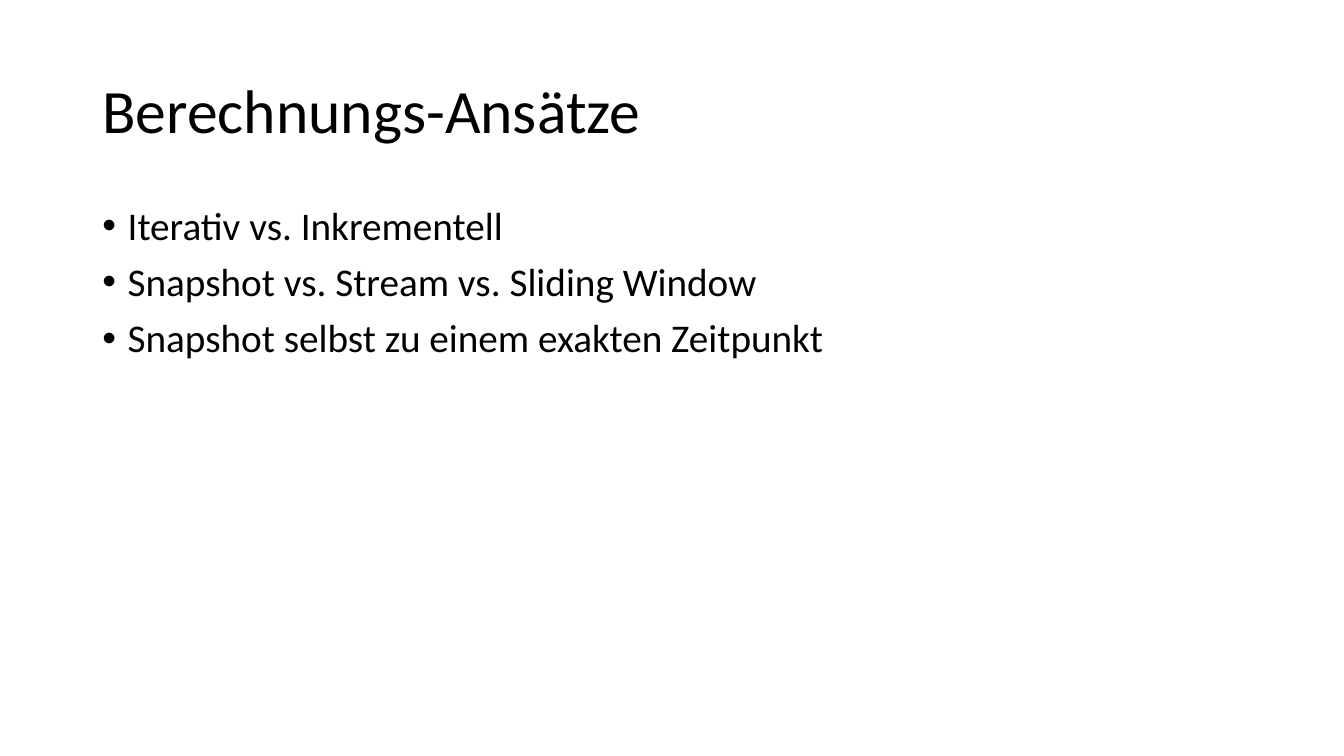
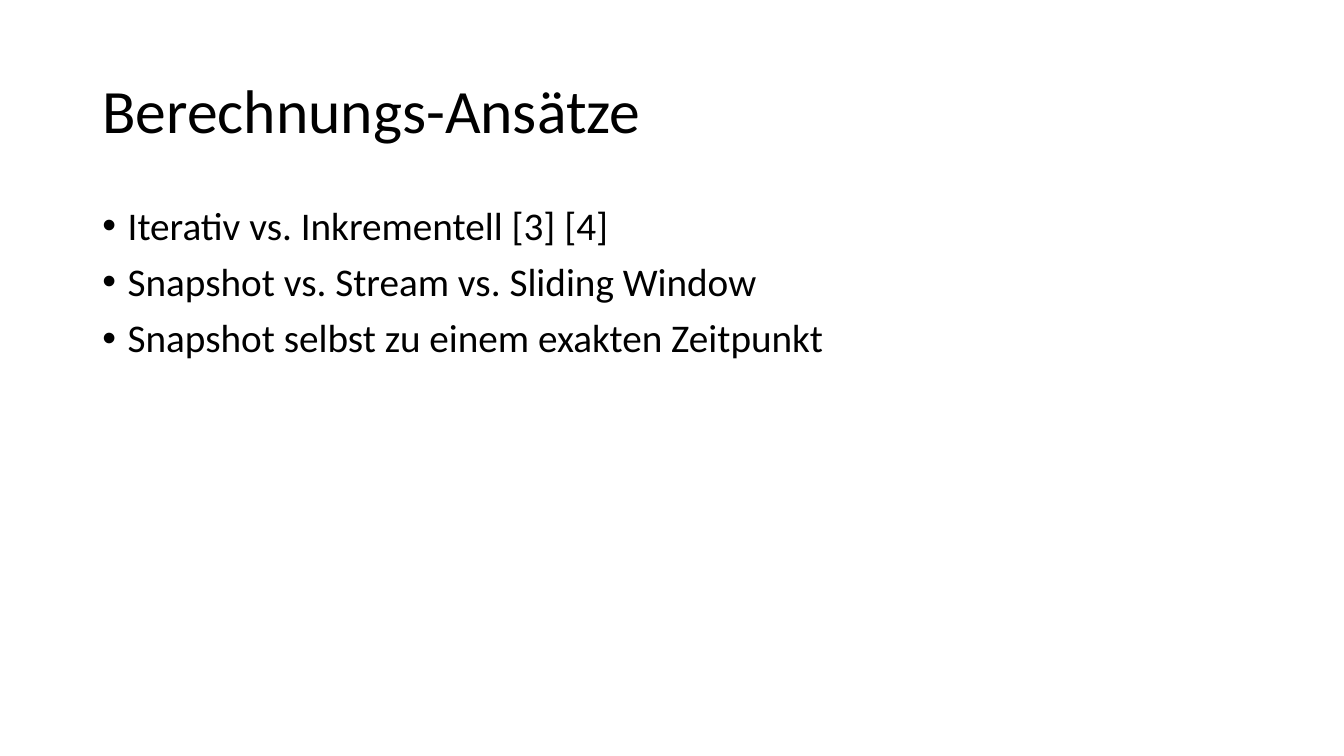
Before and after one commit to johnsonaux/temporale-graphen, a slide deck: slide 17 of Bewertungsmatrix.pptx. Drawn at 1344x756 pixels with LibreOffice and Linux fonts; fonts in the diff are those of the drawing. Boxes give left, top, right and bottom in pixels: in the first picture for what was removed or moved away, otherwise in the second. Text is boxed around its words. In the diff, an @@ line names an element or a change of style, - is before the commit and + after.

```diff
--- a/Bewertungsmatrix.pptx
+++ b/Bewertungsmatrix.pptx
@@ text at [128,211,608,246]: text changed @@
-• Iterativ vs. Inkrementell
+• Iterativ vs. Inkrementell [3] [4]
```
Also in this commit, not shown: 1 other slide changed.
